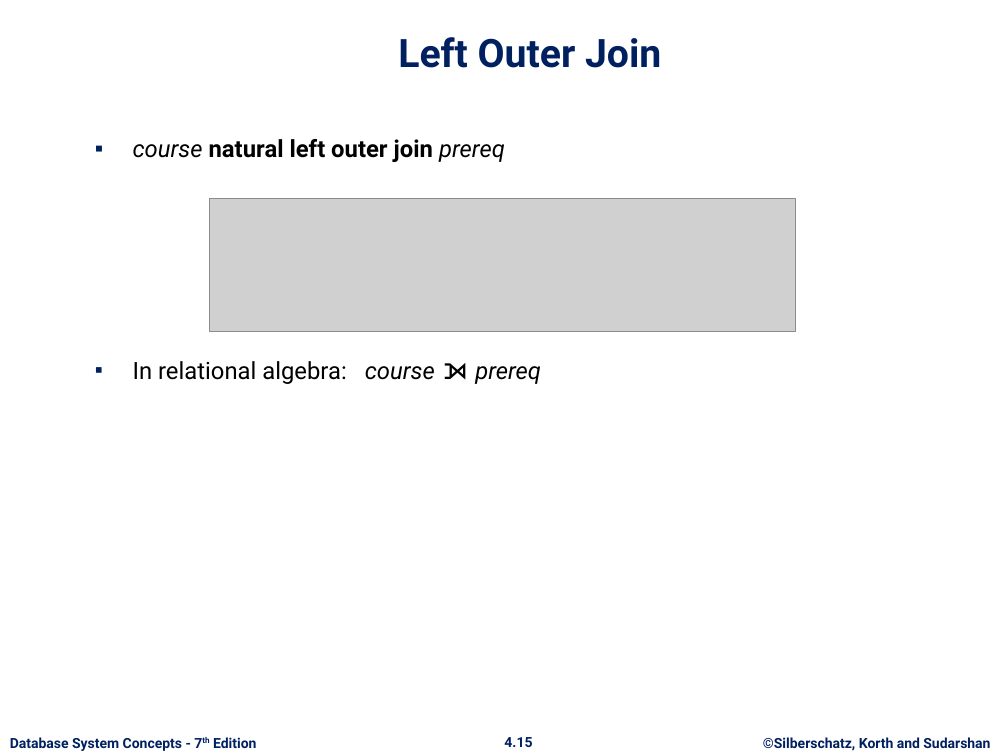
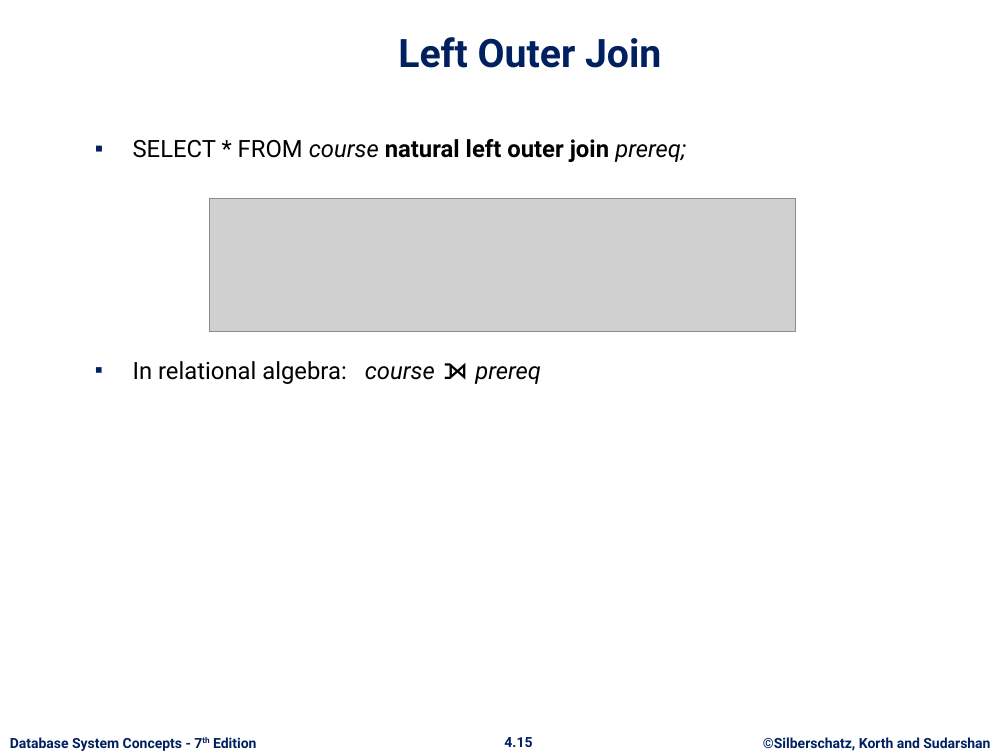
Before and after one commit to asimriaz/DatabaseSystems-Spring-2024, a slide deck: slide 15 of Lecture-4.pptx. Drawn at 1008x756 pixels with LibreOffice and Linux fonts; fonts in the diff are those of the drawing; grey boxes stand for pictures; background and template pictures are left out. Boxes give left, top, right and bottom in pixels: in the first picture for what was removed or moved away, otherwise in the second. Text is boxed around its words. In the diff, an @@ line names an element or a change of style, - is before the commit and + after.

```diff
--- a/Lecture-4.pptx
+++ b/Lecture-4.pptx
@@ text at (x1=133, y1=139, x2=686, y2=162): text changed; bold off @@
-▪ course natural left outer join prereq
+▪ SELECT * FROM course natural left outer join prereq;
```
Also in this commit, not shown: 9 other slides changed.
